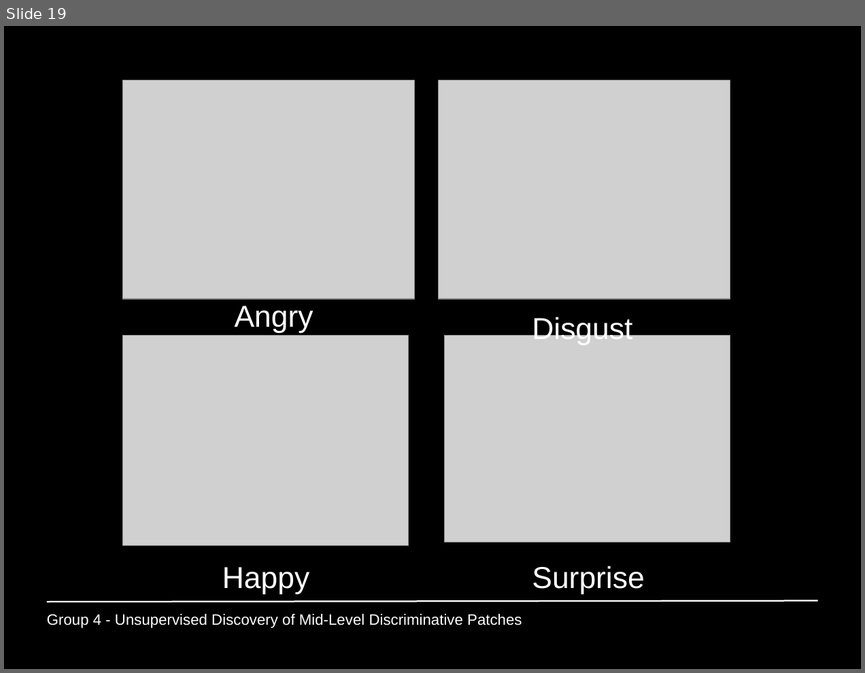
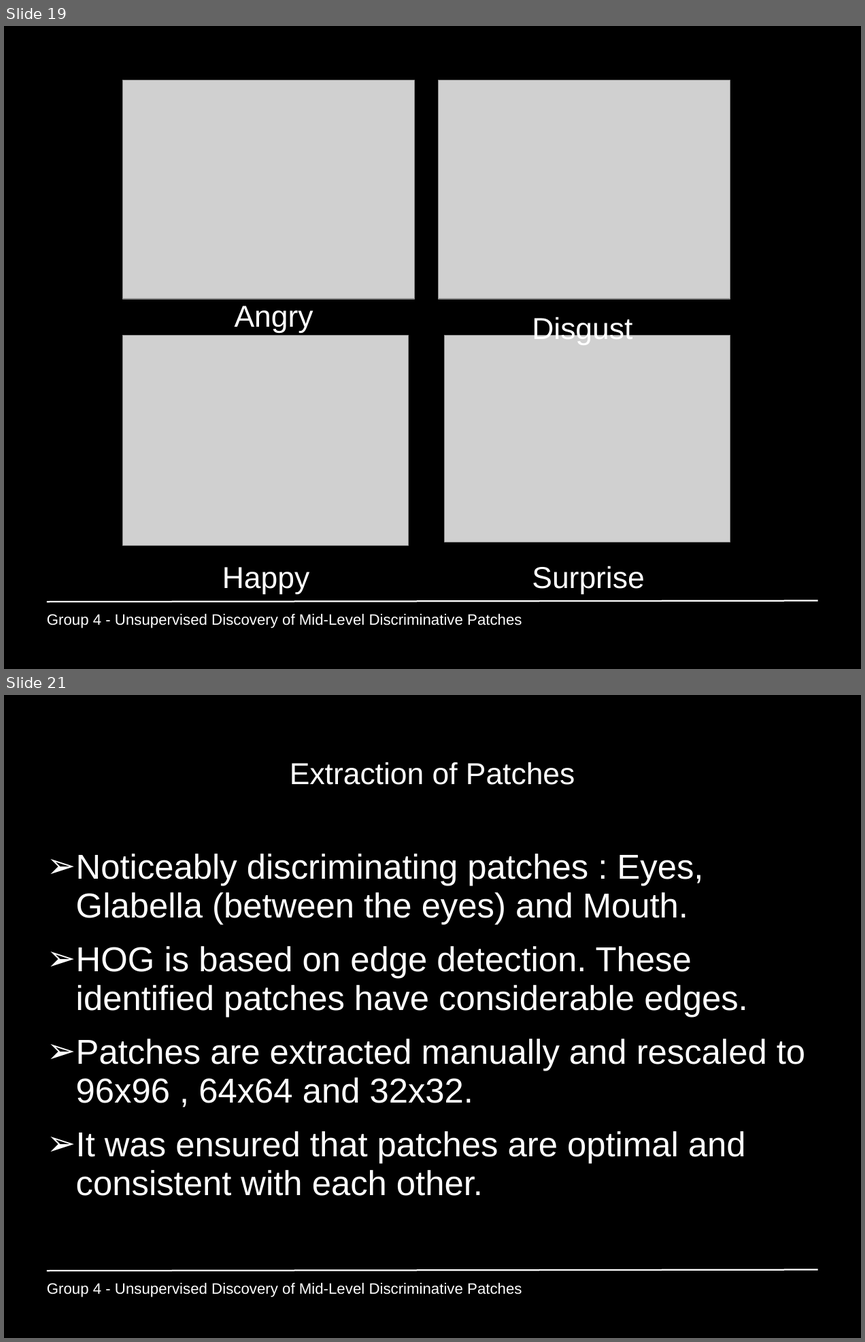
Before and after one commit to GiannisPapadopoulos/DiscriminativePatches, a slide deck: presentations/period3/MAI_Project1_Group4.ppt. Shown one above the other, each under a label of ours: slide 19 before the commit, slides 19 and 21 after it; the slides between them are not shown. The pictures are 865x673 and 865x1342 pixels, drawn with LibreOffice and Linux fonts; fonts in the diff are those of the drawing; grey boxes stand for pictures. Boxes give left, top, right and bottom in pixels: in the first picture for what was removed or moved away, otherwise in the second. Text is boxed around its words. In the diff, an @@ line names an element or a change of style, - is before the commit and + after.

Commit message:
manual patches

```diff
--- a/presentations/period3/MAI_Project1_Group4.ppt
+++ b/presentations/period3/MAI_Project1_Group4.ppt
@@ slide 21 added at box(4, 695, 861, 1338), background #000000; not listed: 1 template element that a slide beside it also shows @@
@@ title added at box(290, 762, 575, 785), 28 pt, text #FFFFFF @@
+Extraction of Patches
@@ text added at box(76, 853, 805, 1195), 32 pt, text #FFFFFF @@
+➢ Noticeably discriminating patches : Eyes, Glabella (between the eyes) and Mouth.
+➢ HOG is based on edge detection. These identified patches have considerable edges.
+➢ Patches are extracted manually and rescaled to 96x96 , 64x64 and 32x32.
+➢ It was ensured that patches are optimal and consistent with each other.
@@ text added at box(47, 1283, 521, 1297), 14 pt, text #FFFFFF @@
+Group 4 - Unsupervised Discovery of Mid-Level Discriminative Patches
```
Also in this commit, not shown: 1 other slide added.
